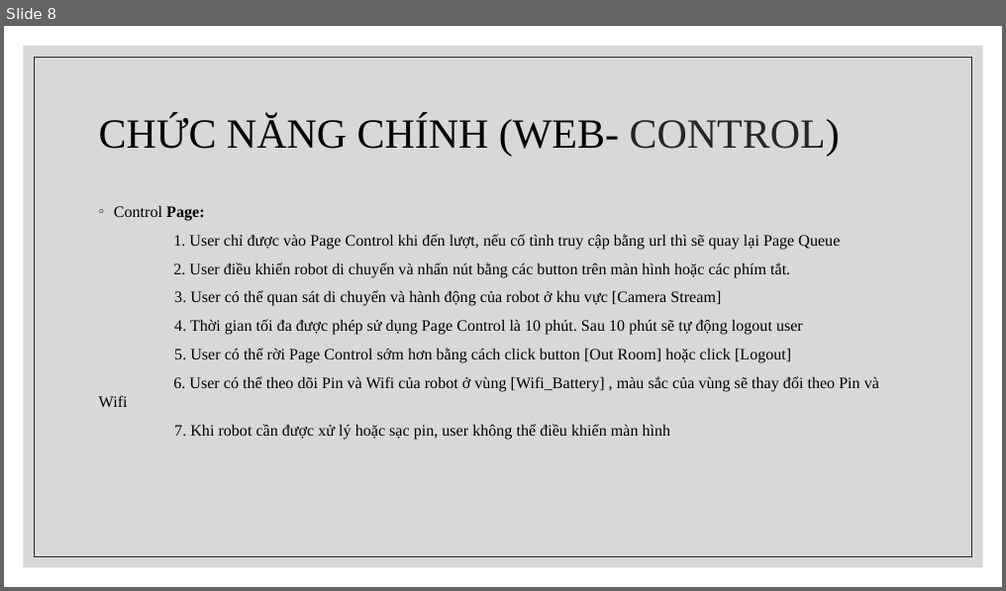
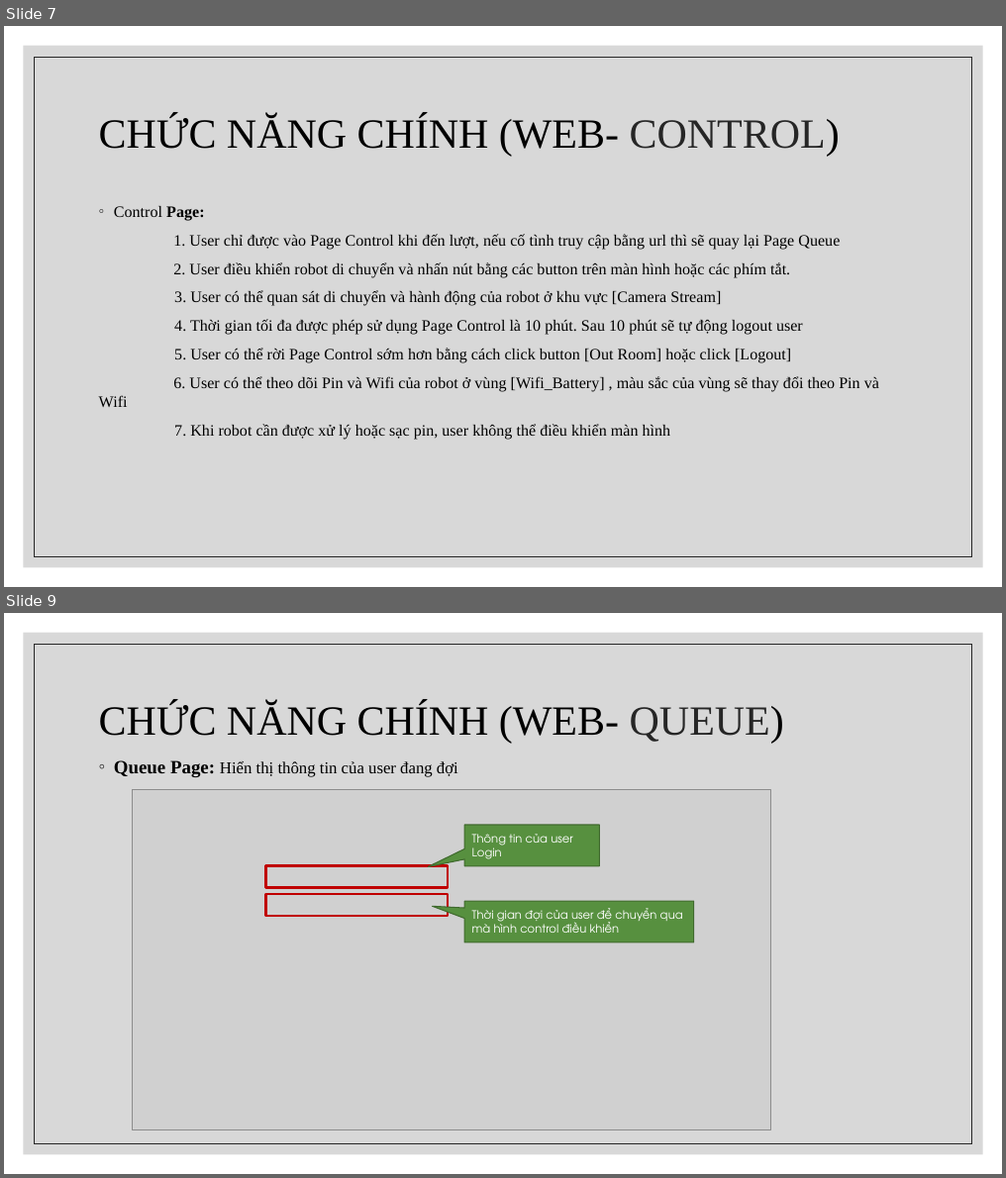
Before and after one commit to chet7h/restart_computer, a slide deck: Restart Computer.pptx. Shown one above the other, each under a label of ours: slide 8 before the commit, slides 7 and 9 after it; the slides between them are not shown. The pictures are 1006x591 and 1006x1178 pixels, drawn with LibreOffice and Linux fonts; fonts in the diff are those of the drawing; grey boxes stand for pictures. Boxes give left, top, right and bottom in pixels: in the first picture for what was removed or moved away, otherwise in the second. Text is boxed around its words. In the diff, an @@ line names an element or a change of style, - is before the commit and + after.

```diff
--- a/Restart Computer.pptx
+++ b/Restart Computer.pptx
@@ slide 9 added at (x1=4, y1=613, x2=1002, y2=1174), background #FFFFFF; not listed: 2 template elements that a slide beside it also shows @@
@@ title added at (x1=99, y1=702, x2=784, y2=743), 40 pt, text #000000 @@
+CHỨC NĂNG CHÍNH (WEB- QUEUE)
@@ text added at (x1=114, y1=761, x2=458, y2=777), 16 pt, text #000000 @@
+◦ Queue Page: Hiển thị thông tin của user đang đợi
@@ picture added at (x1=132, y1=790, x2=771, y2=1131) @@
@@ speech box added at (x1=464, y1=825, x2=599, y2=866), fill #57903F, outline #406B2F 1 pt, 11 pt, text #FFFFFF @@
+Thông tin của user Login
@@ rectangle added at (x1=266, y1=866, x2=448, y2=888), outline #C00000 2.25 pt @@
@@ rectangle added at (x1=266, y1=894, x2=448, y2=916), outline #C00000 2.25 pt @@
@@ speech box added at (x1=464, y1=901, x2=693, y2=943), fill #57903F, outline #406B2F 1 pt, 11 pt, text #FFFFFF @@
+Thời gian đợi của user để chuyển qua mà hình control điều khiển
@@ what was slide 8 is now slide 7 @@
```
Also in this commit, not shown: 2 slides changed, 1 other slide added.
